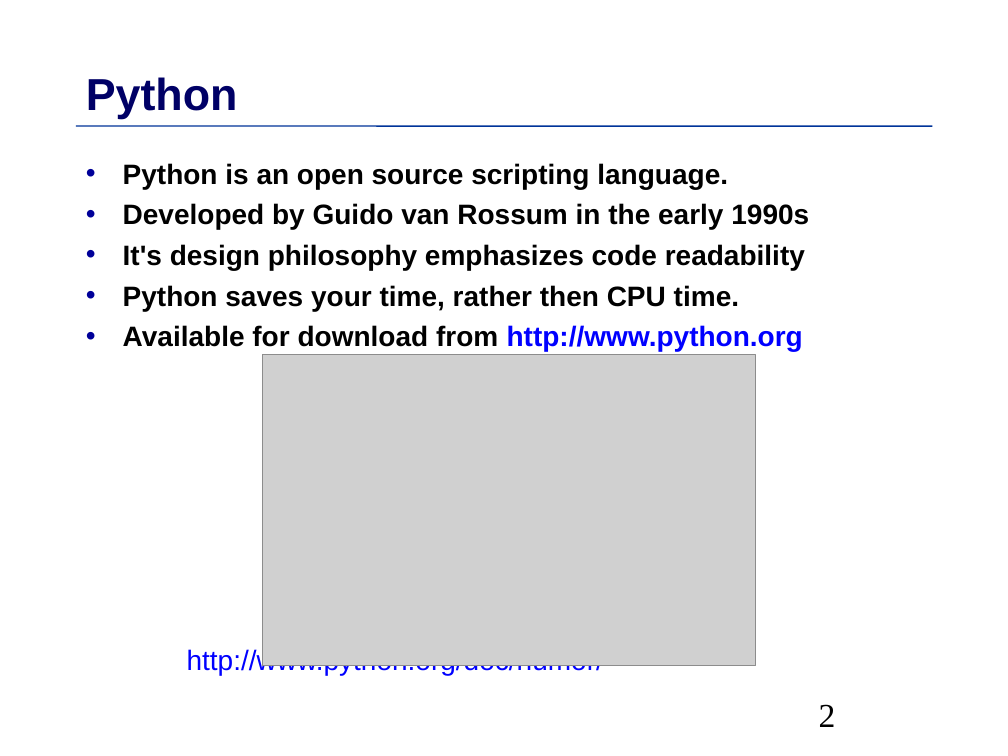
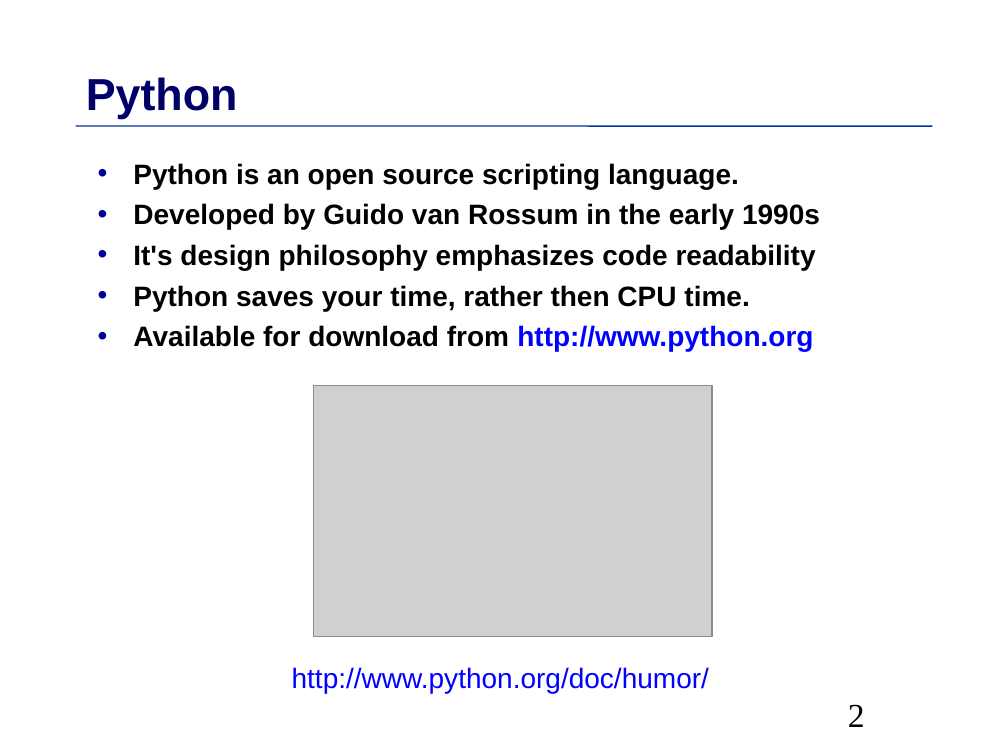
Before and after one commit to MPIDS/Python-Course, a slide deck: slide 2 of 01-basics/Talk/Python-Introduction.odp. Drawn at 1008x756 pixels with LibreOffice and Linux fonts; fonts in the diff are those of the drawing; grey boxes stand for pictures. Boxes give left, top, right and bottom in pixels: in the first picture for what was removed or moved away, otherwise in the second. Text is boxed around its words. In the diff, an @@ line names an element or a change of style, - is before the commit and + after.

```diff
--- a/01-basics/Talk/Python-Introduction.odp
+++ b/01-basics/Talk/Python-Introduction.odp
@@ line removed from (76, 126) to (932, 126) @@
@@ freeform shape added at (76, 126, 932, 126), outline #003399 0.99 pt @@
@@ text "Python is an open source ..." at (133, 163, 820, 351): indent changed @@
@@ picture: place and size @@
-picture at (262, 355, 756, 665)
+picture at (313, 386, 712, 637)
@@ text at (187, 648, 604, 675): paragraph removed @@
-    http://www.python.org/doc/humor/
@@ text added at (292, 667, 709, 693), 20 pt, text #0000FF @@
+    http://www.python.org/doc/humor/
@@ page number: place and size @@
-page number at (819, 704, 836, 727)
+page number at (848, 704, 865, 727)
```
Also in this commit, not shown: 104 other slides changed, 5 slides added, 4 other files.
